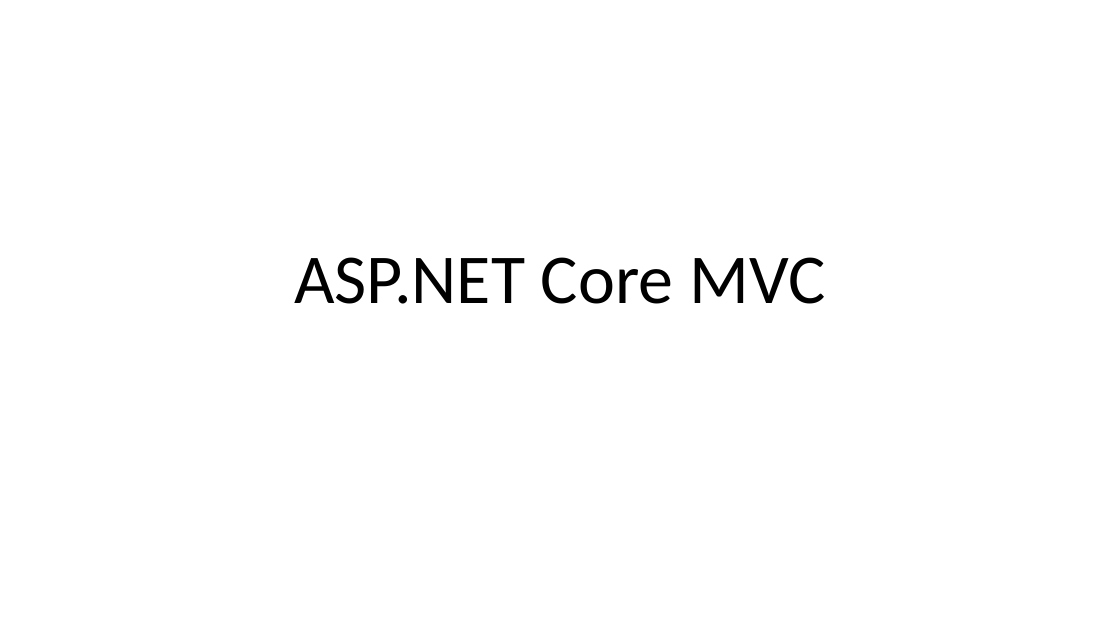
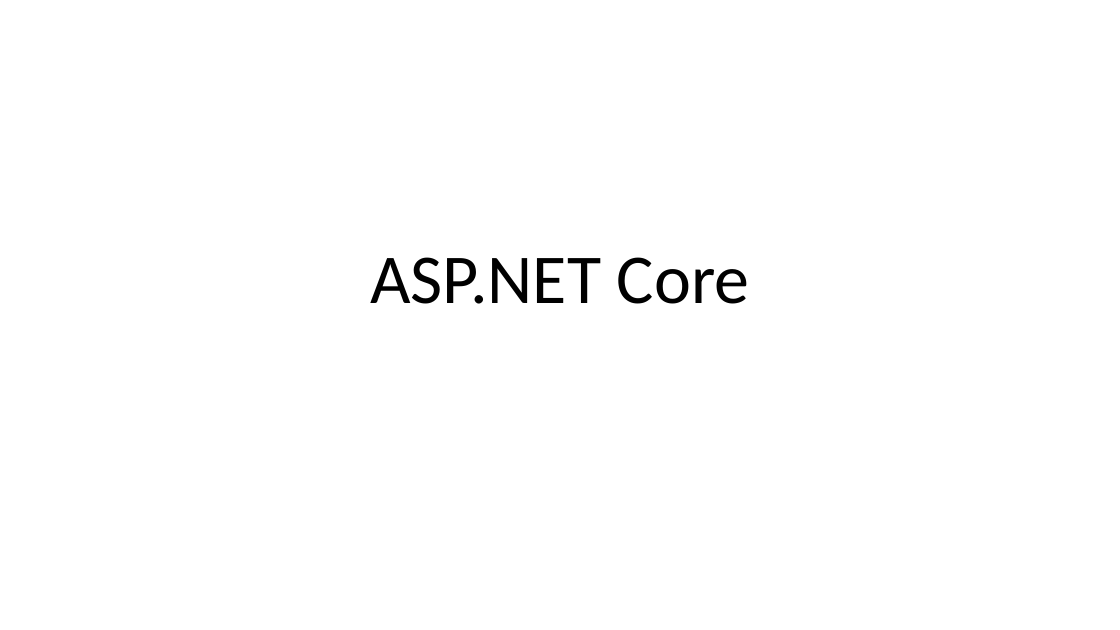
Before and after one commit to guillaume-chervet/course.dotnet, a slide deck: slide 161 of documentations/dotnet.pptx (slide 159 before the commit). Drawn at 1120x630 pixels with LibreOffice and Linux fonts; fonts in the diff are those of the drawing. Boxes give left, top, right and bottom in pixels: in the first picture for what was removed or moved away, otherwise in the second. Text is boxed around its words. In the diff, an @@ line names an element or a change of style, - is before the commit and + after.

```diff
--- a/documentations/dotnet.pptx
+++ b/documentations/dotnet.pptx
@@ title at [370,257,749,304]: text changed @@
-ASP.NET Core MVC
+ASP.NET Core
```
Also in this commit, not shown: 3 other slides changed, 3 slides added, 1 slide removed.
